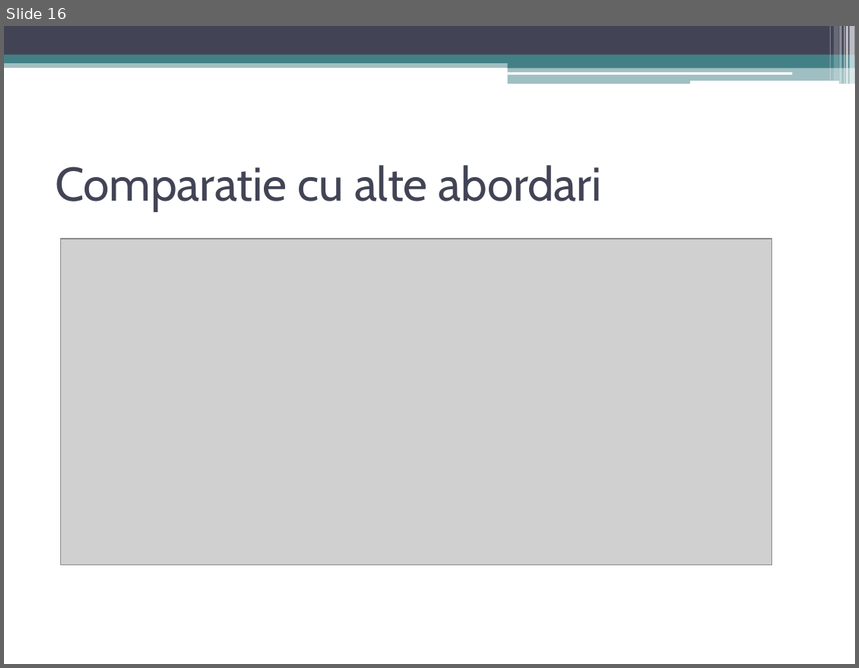
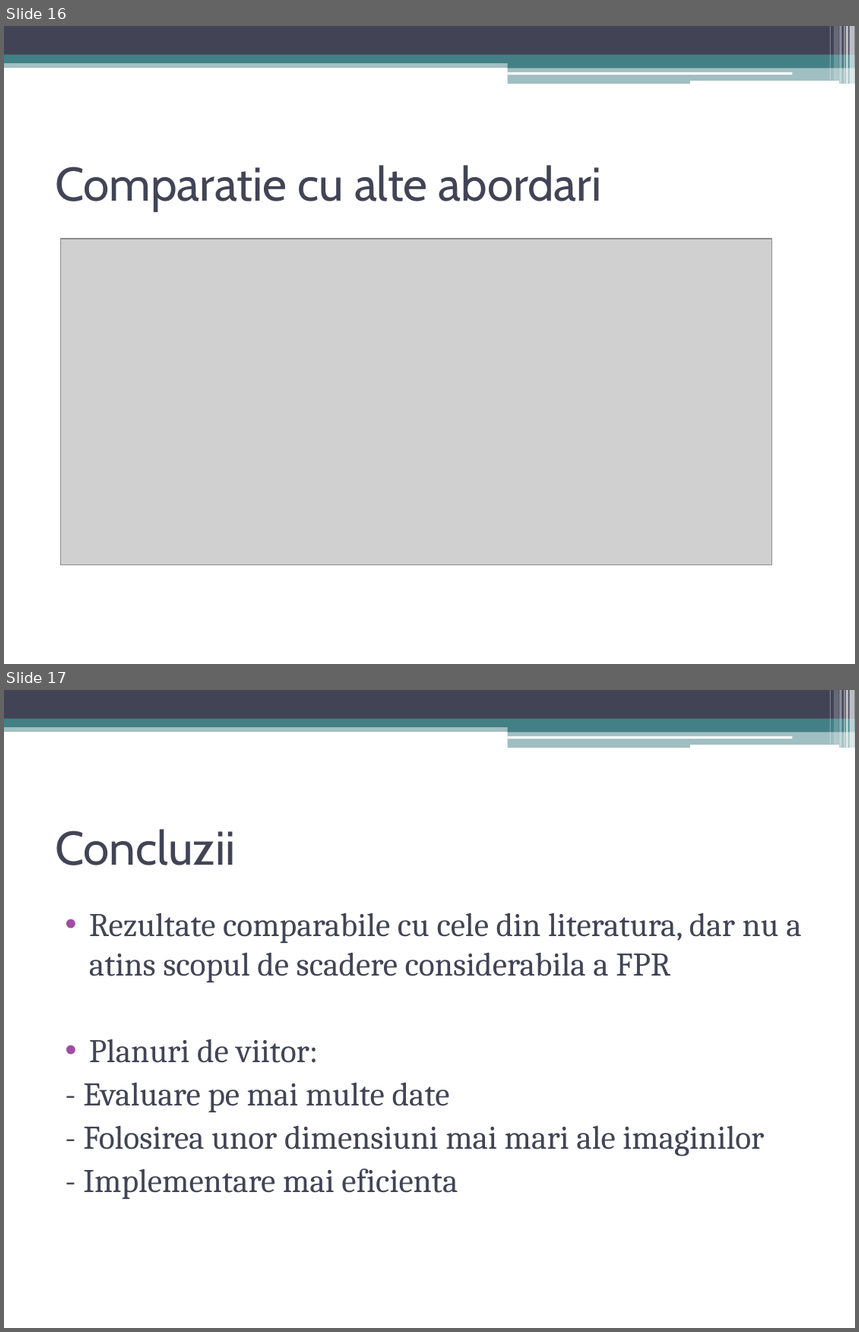
Before and after one commit to StefanSebastian/SkinDetectionInImages, a slide deck: docs/laboratoare/prezentare/Prezentare.pptx. Shown one above the other, each under a label of ours: slide 16 before the commit, slides 16 and 17 after it. The pictures are 859x668 and 859x1332 pixels, drawn with LibreOffice and Linux fonts; fonts in the diff are those of the drawing; grey boxes stand for pictures. Boxes give left, top, right and bottom in pixels: in the first picture for what was removed or moved away, otherwise in the second. Text is boxed around its words. In the diff, an @@ line names an element or a change of style, - is before the commit and + after.

```diff
--- a/docs/laboratoare/prezentare/Prezentare.pptx
+++ b/docs/laboratoare/prezentare/Prezentare.pptx
@@ slide 17 added at (4, 690, 855, 1328), background #FFFFFF; not listed: 13 template elements that a slide beside it also shows @@
@@ title added at (55, 829, 235, 866), 40 pt, text #424456 @@
+Concluzii
@@ text added at (83, 913, 801, 1199), 28 pt, text #424456 @@
+• Rezultate comparabile cu cele din literatura, dar nu a atins scopul de scadere considerabila a FPR
+• Planuri de viitor:
+- Evaluare pe mai multe date
+- Folosirea unor dimensiuni mai mari ale imaginilor
+- Implementare mai eficienta
```
Also in this commit, not shown: 2 other files.
